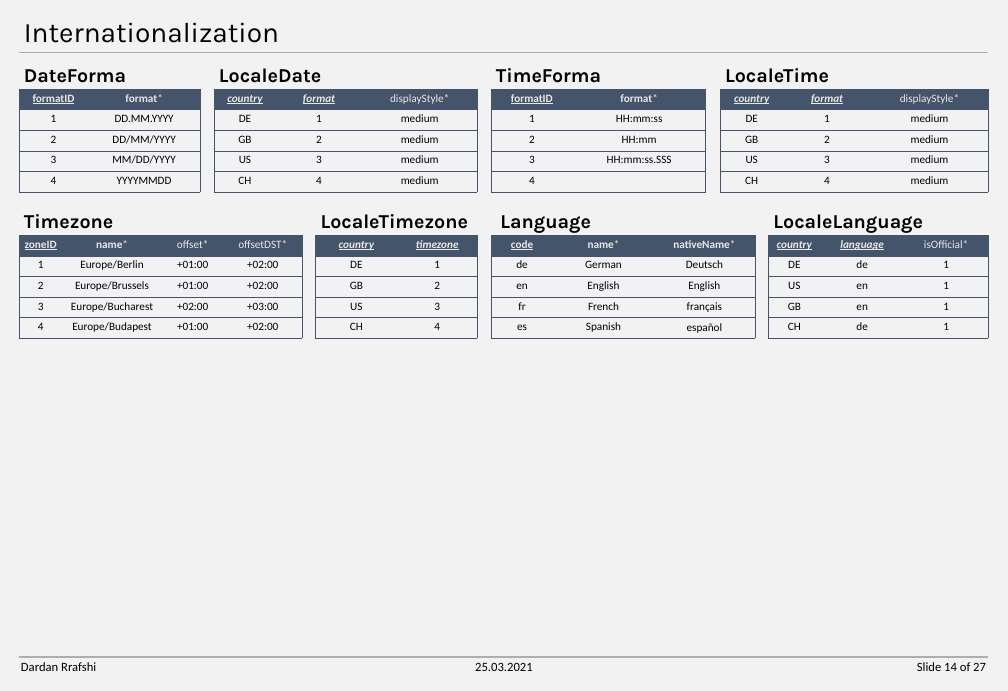
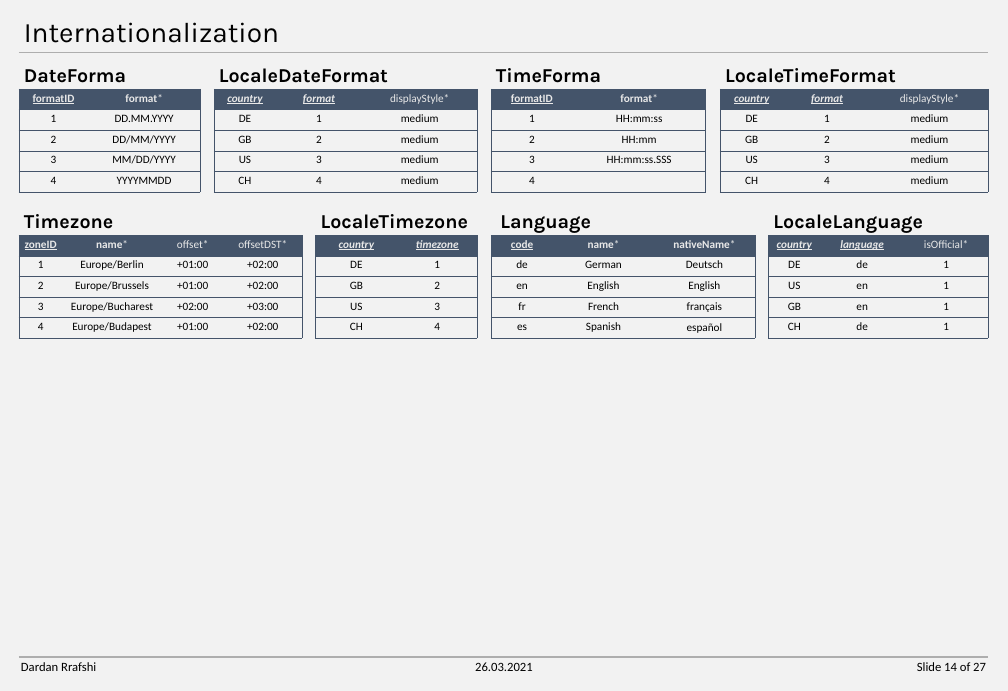
Before and after one commit to DonColon/appman-api-spec, a slide deck: slide 14 of docs/Appman - Data Model.pptx. Drawn at 1008x691 pixels with LibreOffice and Linux fonts; fonts in the diff are those of the drawing. Boxes give left, top, right and bottom in pixels: in the first picture for what was removed or moved away, otherwise in the second. Text is boxed around its words. In the diff, an @@ line names an element or a change of style, - is before the commit and + after.

```diff
--- a/docs/Appman - Data Model.pptx
+++ b/docs/Appman - Data Model.pptx
@@ text at (219, 68, 388, 83): text changed @@
-LocaleDate
+LocaleDateFormat
@@ text at (725, 68, 896, 83): text changed @@
-LocaleTime
+LocaleTimeFormat
@@ text at (475, 662, 533, 671): text changed @@
-25.03.2021
+26.03.2021
```
Also in this commit, not shown: 26 other slides changed, 13 other files.
